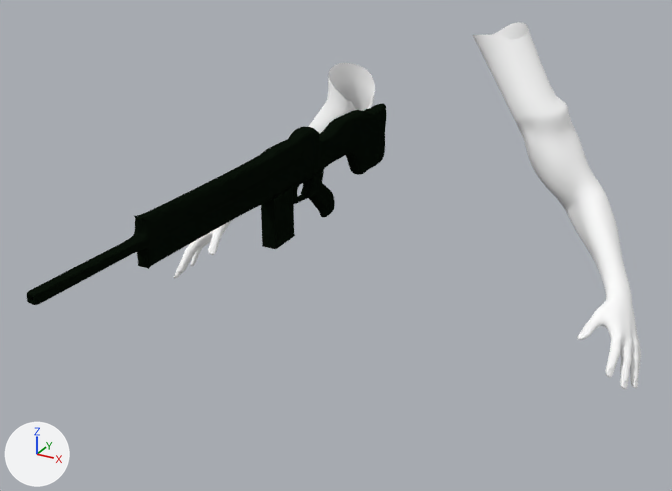
The Blender file Assets/Models/Weapons/MachineGun/Hands/MachineGunModel.blend, before and after one commit.
Before and after are seen from a camera (50 mm lens) standing at (7.92, -19.58, 19.24) and looking at (-0.51, -4.25, 11.57). Every picture has the same lights, and +X, +Y and +Z are marked at lower left.

Names of what the first picture shows: 'HumanModel:Body', 'MachineGun', 'MachineGun.001'.
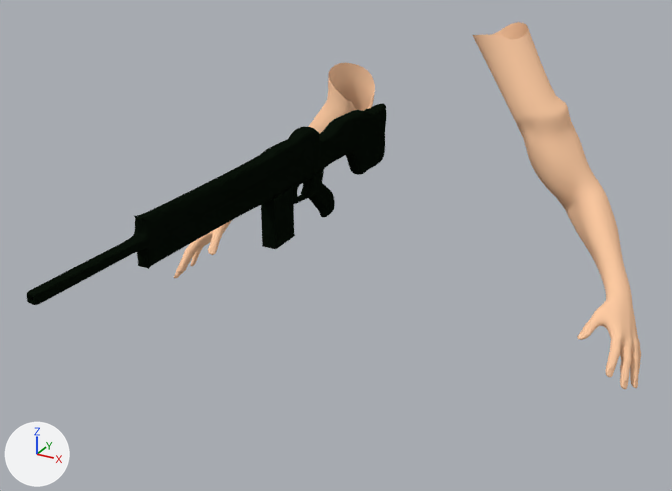
What differs and where, as boxes (x1, y1, x2, y2) in the pictures (672 x 491 px):
```json
{"object": "HumanModel:Body", "change": "recoloured", "before": [174, 22, 641, 389], "after": [174, 22, 641, 389], "on screen": "white to beige"}
```

The change, as JSON lines over the scene's bpy script:
```json
{"op": "set", "path": "mat_humanmodel_skin.base_color", "old": "(1.0, 1.0, 1.0)", "new": "(1.0, 0.605, 0.37)", "note": "white #ffffff -> beige #ffcca4"}
```
